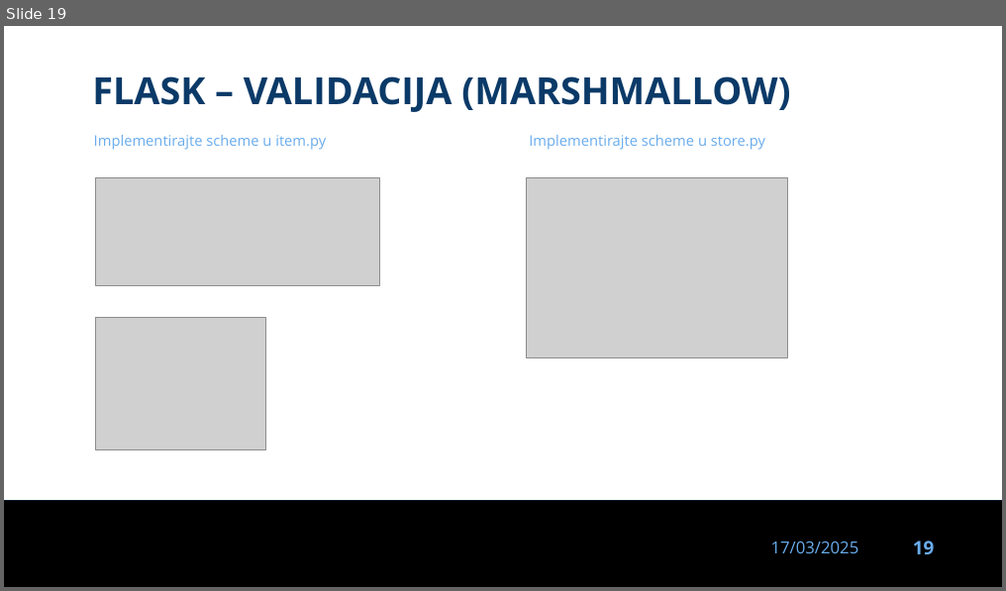
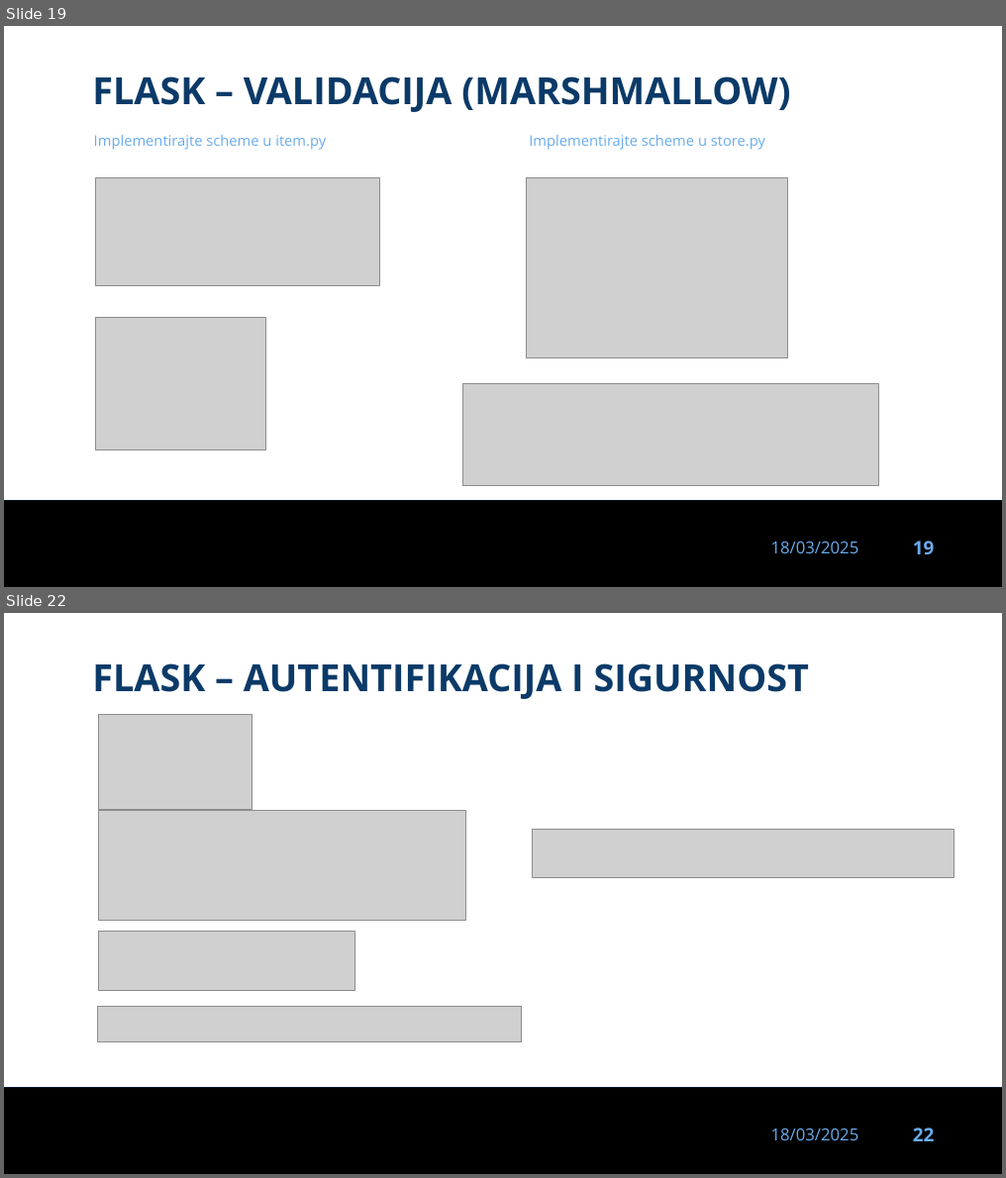
Before and after one commit to dinoDuvnjak/CTK, a slide deck: Bootcamp/flask/flask.pptx. Shown one above the other, each under a label of ours: slide 19 before the commit, slides 19 and 22 after it; the slides between them are not shown. The pictures are 1006x591 and 1006x1178 pixels, drawn with LibreOffice and Linux fonts; fonts in the diff are those of the drawing; grey boxes stand for pictures; background and template pictures are left out. Boxes give left, top, right and bottom in pixels: in the first picture for what was removed or moved away, otherwise in the second. Text is boxed around its words. In the diff, an @@ line names an element or a change of style, - is before the commit and + after.

Commit message:
flask auth

```diff
--- a/Bootcamp/flask/flask.pptx
+++ b/Bootcamp/flask/flask.pptx
@@ slide 22 added at bbox=[4, 613, 1002, 1174], background #FFFFFF; not listed: 3 template elements that a slide beside it also shows @@
@@ text added at bbox=[92, 663, 810, 699], 36 pt, text #0B3A68, bold @@
+FLASK – AUTENTIFIKACIJA I SIGURNOST
@@ picture added at bbox=[99, 714, 252, 809] @@
@@ picture added at bbox=[99, 811, 466, 921] @@
@@ picture added at bbox=[533, 830, 954, 878] @@
@@ picture added at bbox=[99, 931, 355, 990] @@
@@ picture added at bbox=[98, 1006, 522, 1042] @@
@@ slide 19 changed as well @@
@@ picture added at bbox=[463, 383, 878, 485] @@
@@ text at bbox=[771, 542, 859, 554]: text changed @@
-17/03/2025
+18/03/2025
```
Also in this commit, not shown: 18 other slides changed, 4 other slides added, 13 other files.
